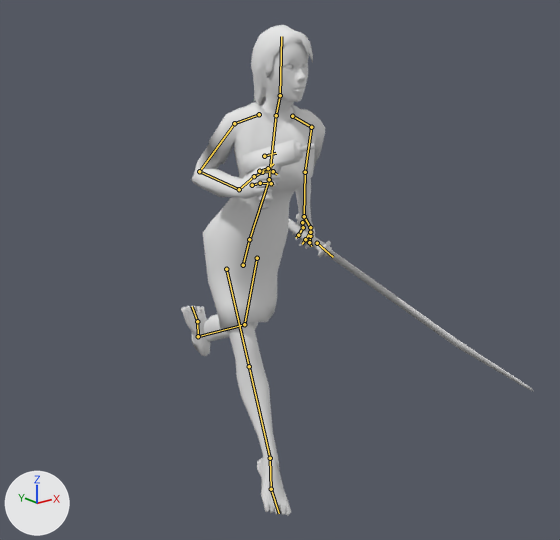
The Blender file Models/LowPlayerModelWeapon.blend as it was, and as the next commit left it.
Camera for both pictures: a 50 mm lens placed at (-14.13, -19.38, 13.75), pointed at (0.13, -1.56, 6.62). The axes (+X, +Y, +Z) are drawn at lower left. The lights are the same throughout. Both versions are drawn at frame 9 of the action 'Aim Right Run'; the numbers are the values there. The bones that bend it are drawn over the model as lines.
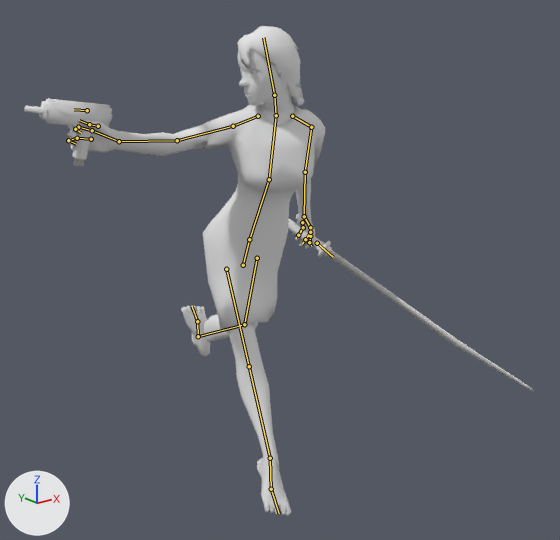
Boxes [x1, y1, x2, y2] around the edits, measured in the pictures (560 x 540 px):
'Sphere.001', posed (44% wider): before [181, 25, 533, 516]; after [24, 26, 533, 516]
bone 'Neck', root to tip: before (276, 115) to (280, 95); after (276, 115) to (274, 95)
bone 'Head', root to tip: before (280, 95) to (281, 36); after (274, 95) to (263, 37)
bone 'Shoulder.R', root to tip: before (259, 114) to (234, 123); after (258, 116) to (233, 126)
bone 'Upper Arm.R', root to tip: before (234, 123) to (199, 171); after (233, 126) to (177, 140)
bone 'Lower Arm.R', root to tip: before (199, 171) to (239, 189); after (177, 140) to (119, 141)
bone 'Hand.R', root to tip: before (239, 189) to (254, 176); after (119, 141) to (92, 130)

Edits to the bpy script that builds the scene:
```text
Change bone_neck:
    where bone_neck = bpy.data.objects['Armature'].pose.bones['Neck']  # child of 'Chest'
    bone_neck.rotation_quaternion: (0.983, -0.109, 0.146, -0.037) -> (0.895, -0.105, -0.407, 0.151)  # degrees (-14, 16, -6) -> degrees (-26, -44, 30)
Change bone_head:
    where bone_head = bpy.data.objects['Armature'].pose.bones['Head']  # child of 'Neck'
    bone_head.rotation_quaternion: (0.995, -0.1, 0.001, 0.001) -> (0.979, 0.019, -0.19, 0.077)  # degrees (-11, 0, 0) -> degrees (0, -22, 9)
Change bone_shoulder_r:
    where bone_shoulder_r = bpy.data.objects['Armature'].pose.bones['Shoulder.R']  # child of 'Chest'
    bone_shoulder_r.location: (0.01, -0.06, 0.1) -> (0.01, -0.02, 0.15)
    bone_shoulder_r.rotation_quaternion: (0.996, -0.075, 0.031, 0.039) -> (1.0, 0.0, 0.0, 0.0)  # degrees (-8, 4, 4) -> degrees (0, 0, 0)
Change bone_upper_arm_r:
    where bone_upper_arm_r = bpy.data.objects['Armature'].pose.bones['Upper Arm.R']  # child of 'Shoulder.R'
    bone_upper_arm_r.rotation_quaternion: (0.983, 0.149, 0.074, 0.081) -> (0.893, 0.224, 0.264, -0.288)  # degrees (18, 7, 11) -> degrees (18, 37, -30)
Change bone_lower_arm_r:
    where bone_lower_arm_r = bpy.data.objects['Armature'].pose.bones['Lower Arm.R']  # child of 'Upper Arm.R'
    bone_lower_arm_r.rotation_quaternion: (0.626, 0.751, -0.211, 0.022) -> (0.972, 0.05, 0.227, -0.035)  # degrees (103, -17, -18) -> degrees (5, 26, -3)
Change bone_hand_r:
    where bone_hand_r = bpy.data.objects['Armature'].pose.bones['Hand.R']  # child of 'Lower Arm.R'
    bone_hand_r.rotation_quaternion: (0.945, 0.2, 0.086, -0.225) -> (0.967, -0.092, 0.048, -0.231)  # degrees (21, 15, -24) -> degrees (-12, 3, -27)
```
